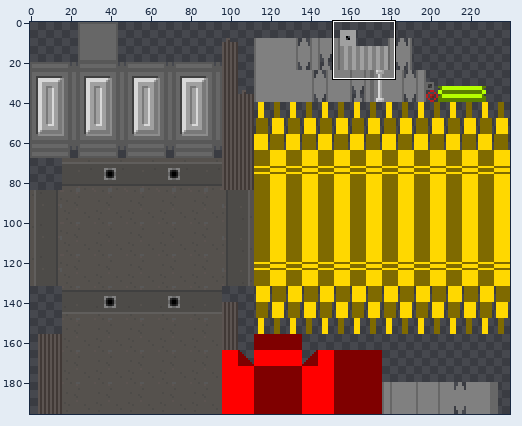
Sprite sheet: src/main/resources/assets/hbm/textures/models/machines/catalytic_reformer.png. Above, an overview of the earlier version with the close-up marked.
Close-up. Before:
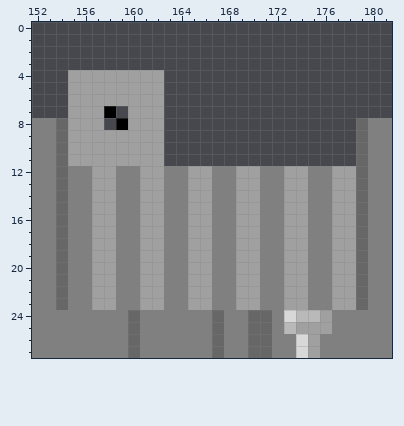
The file is 240x196 pixels. Colours within 5 levels of each other are drawn and written as one. Shown: x 152..181, y 0..27. The commit also changed other parts of the picture, which this record leaves out.
Once edited:
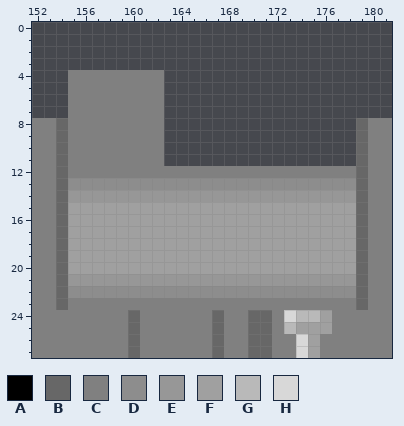
Palette (. is transparent): A #000000  B #676767  C #808080  D #8d8d8d  E #979797  F #a0a0a0  G #b9b9b9  H #d8d8d8
Edits made:
@@ x 152..181 @@
  3 ..............................
- 4 ...FFFFFFFF...................
- 5 ...FFFFFFFF...................
- 6 ...FFFFFFFF...................
- 7 ...FFFA.FFF...................
- 8 CCBFFF.AFFF................BCC
- 9 CCBFFFFFFFF................BCC
-10 CCBFFFFFFFF................BCC
-11 CCBFFFFFFFF................BCC
-12 CCBCCFFCCFFCCFFCCFFCCFFCCFFBCC
-13 CCBCCFFCCFFCCFFCCFFCCFFCCFFBCC
-14 CCBCCFFCCFFCCFFCCFFCCFFCCFFBCC
-15 CCBCCFFCCFFCCFFCCFFCCFFCCFFBCC
-16 CCBCCFFCCFFCCFFCCFFCCFFCCFFBCC
-17 CCBCCFFCCFFCCFFCCFFCCFFCCFFBCC
-18 CCBCCFFCCFFCCFFCCFFCCFFCCFFBCC
-19 CCBCCFFCCFFCCFFCCFFCCFFCCFFBCC
-20 CCBCCFFCCFFCCFFCCFFCCFFCCFFBCC
-21 CCBCCFFCCFFCCFFCCFFCCFFCCFFBCC
-22 CCBCCFFCCFFCCFFCCFFCCFFCCFFBCC
-23 CCBCCFFCCFFCCFFCCFFCCFFCCFFBCC
+ 4 ...CCCCCCCC...................
+ 5 ...CCCCCCCC...................
+ 6 ...CCCCCCCC...................
+ 7 ...CCCCCCCC...................
+ 8 CCBCCCCCCCC................BCC
+ 9 CCBCCCCCCCC................BCC
+10 CCBCCCCCCCC................BCC
+11 CCBCCCCCCCC................BCC
+12 CCBCCCCCCCCCCCCCCCCCCCCCCCCBCC
+13 CCBDDDDDDDDDDDDDDDDDDDDDDDDBCC
+14 CCBEEEEEEEEEEEEEEEEEEEEEEEEBCC
+15 CCBFFFFFFFFFFFFFFFFFFFFFFFFBCC
+16 CCBFFFFFFFFFFFFFFFFFFFFFFFFBCC
+17 CCBFFFFFFFFFFFFFFFFFFFFFFFFBCC
+18 CCBFFFFFFFFFFFFFFFFFFFFFFFFBCC
+19 CCBFFFFFFFFFFFFFFFFFFFFFFFFBCC
+20 CCBFFFFFFFFFFFFFFFFFFFFFFFFBCC
+21 CCBEEEEEEEEEEEEEEEEEEEEEEEEBCC
+22 CCBDDDDDDDDDDDDDDDDDDDDDDDDBCC
+23 CCBCCCCCCCCCCCCCCCCCCCCCCCCBCC
 24 CCCCCCCCBCCCCCCBCCBBCHGGFCCCCC
Where, in picture pixels (left, top, right, bottom), the same in both close-ups:
changed: (68, 70, 356, 310)
